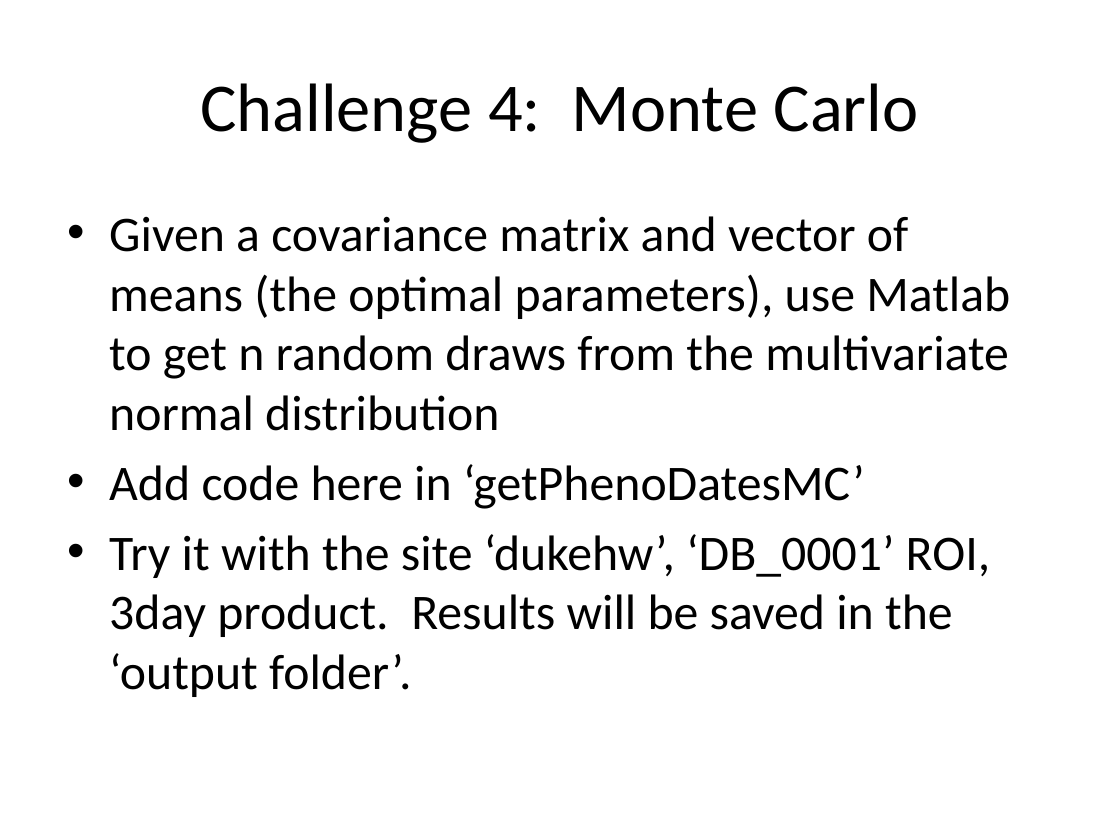
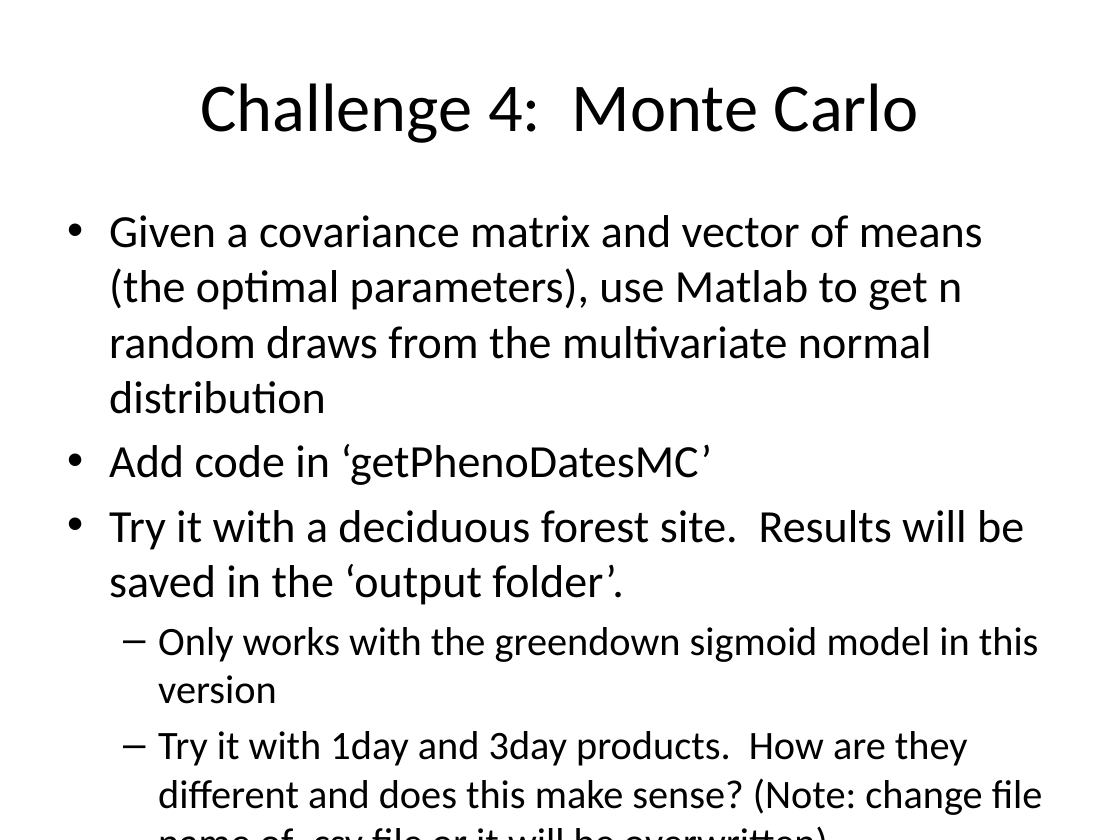
Before and after one commit to klostest/PhenoCamAnalysis, a slide deck: slide 13 of UC_UAV_workshop_4_4_17/Hands_on.pptx. Drawn at 1120x840 pixels with LibreOffice and Linux fonts; fonts in the diff are those of the drawing. Boxes give left, top, right and bottom in pixels: in the first picture for what was removed or moved away, otherwise in the second. Text is boxed around its words. In the diff, an @@ line names an element or a change of style, - is before the commit and + after.

```diff
--- a/UC_UAV_workshop_4_4_17/Hands_on.pptx
+++ b/UC_UAV_workshop_4_4_17/Hands_on.pptx
@@ text at <box>109,215,983,414</box>: size 32 to 29.6 pt in "Given a covariance matrix and vector of ..." @@
@@ text at <box>109,444,1043,815</box>: text changed; size 32 to 25.9 pt @@
-• Add code here in ‘getPhenoDatesMC’
-• Try it with the site ‘dukehw’, ‘DB_0001’ ROI, 3day product. Results will be saved in the ‘output folder’.
+• Add code in ‘getPhenoDatesMC’
+• Try it with a deciduous forest site. Results will be saved in the ‘output folder’.
+  – Only works with the greendown sigmoid model in this version
+  – Try it with 1day and 3day products. How are they different and does this make sense? (Note: change file name of .csv file or it will be overwritten)
```
Also in this commit, not shown: 4 other slides changed, 2 other files.
